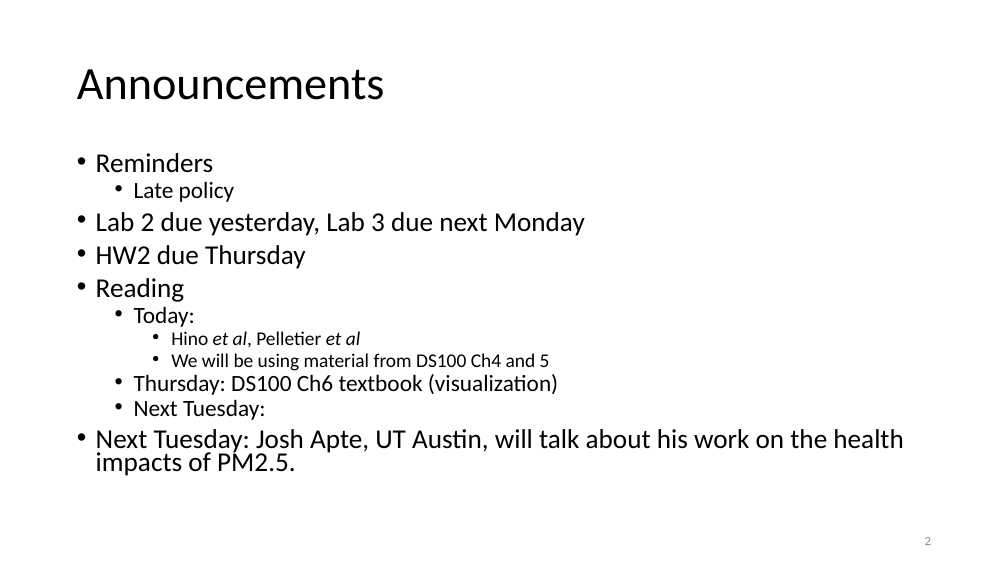
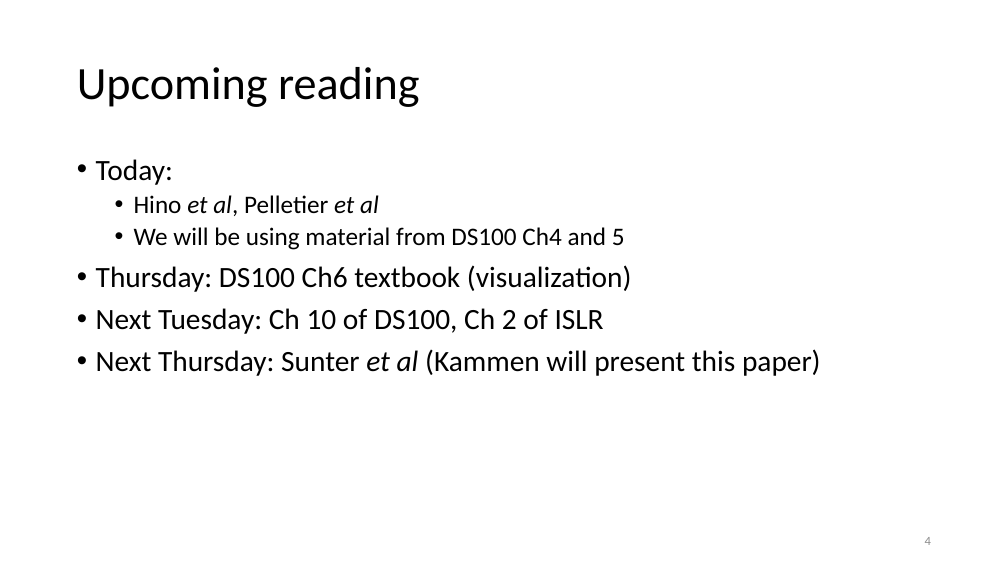
Before and after one commit to nickolasclarke/ER131, a slide deck: slide 4 of lecture/Lecture 06 Sept 17/6 Data Cleaning, EDA.pptx (slide 2 before the commit). Drawn at 1008x567 pixels with LibreOffice and Linux fonts; fonts in the diff are those of the drawing. Boxes give left, top, right and bottom in pixels: in the first picture for what was removed or moved away, otherwise in the second. Text is boxed around its words. In the diff, an @@ line names an element or a change of style, - is before the commit and + after.

```diff
--- a/lecture/Lecture 06 Sept 17/6 Data Cleaning, EDA.pptx
+++ b/lecture/Lecture 06 Sept 17/6 Data Cleaning, EDA.pptx
@@ title at (x1=77, y1=67, x2=419, y2=107): text changed @@
-Announcements
+Upcoming reading
@@ text at (x1=96, y1=153, x2=585, y2=302): paragraphs removed @@
-• Reminders
-  • Late policy
-• Lab 2 due yesterday, Lab 3 due next Monday
-• HW2 due Thursday
-• Reading
@@ text at (x1=96, y1=159, x2=631, y2=292): size 22.2 to 28 pt in "Today:", "Thursday: DS100 Ch6 textbook (visualization)"; size 18.5 to 24 pt in "Hino et al, Pelletier et al", "We will be using material from DS100 ..."; list level 2 to 1 in "Today:"; line spacing 0.7 to 0.9; list level 3 to 2 in "Hino et al, Pelletier et ..."; list level 3 to 2 in "We will be using material ..."; list level 2 to 1 in "Thursday: DS100 Ch6 textbook (visualization)" @@
@@ text at (x1=96, y1=308, x2=821, y2=376): text changed; size 25.9 to 28 pt @@
-  • Next Tuesday:
-• Next Tuesday: Josh Apte, UT Austin, will talk about his work on the health impacts of PM2.5.
+• Next Tuesday: Ch 10 of DS100, Ch 2 of ISLR
+• Next Thursday: Sunter et al (Kammen will present this paper)
@@ page number at (x1=925, y1=537, x2=931, y2=545): text changed @@
-2
+4
```
Also in this commit, not shown: 10 slides added, 3 other files.
